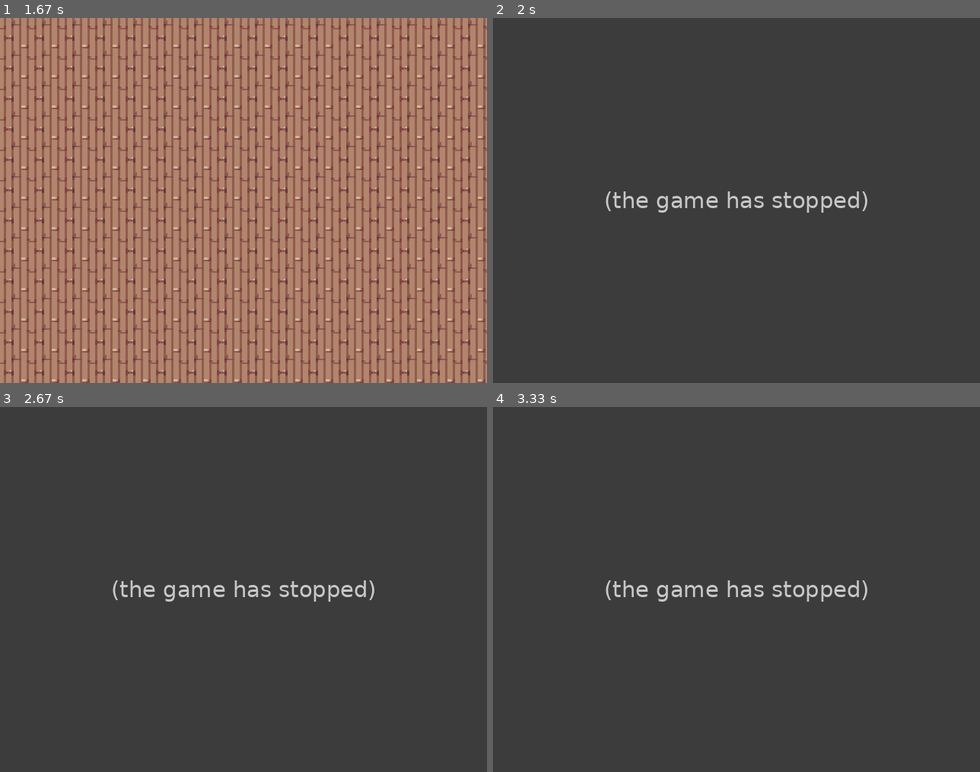
Above: before the commit, frames 1-4 (two rows, left to right).
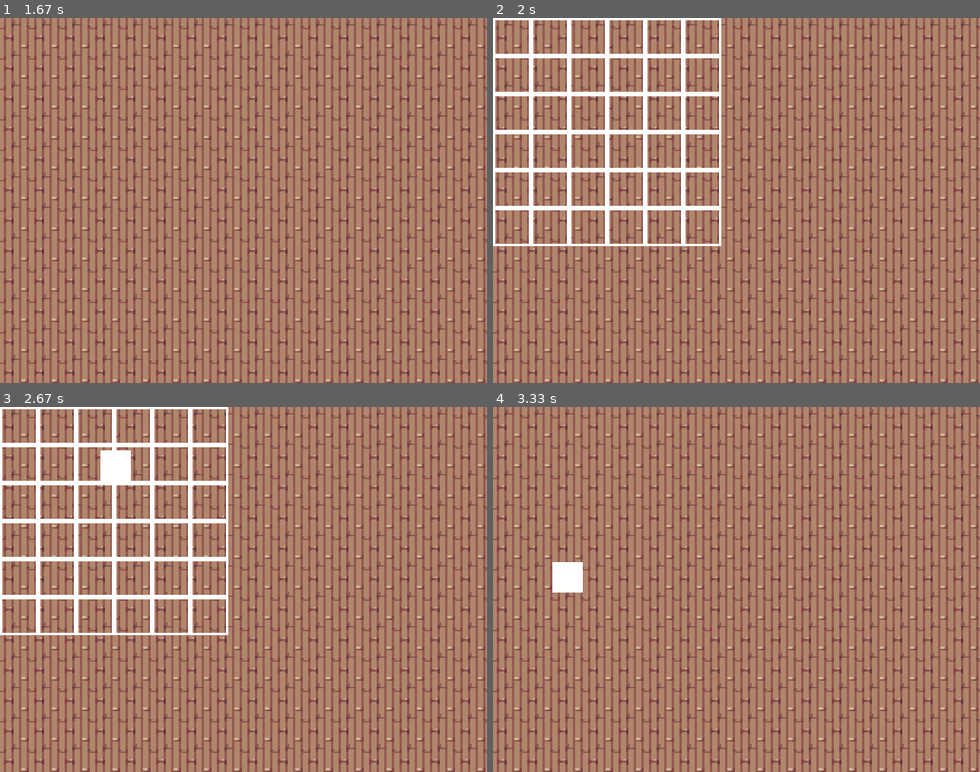
Above: after the commit, the same moments.

Repository: Feiyang0303/Let-Him-Cook
Game: pygame game, started from main.py
Two runs of this game, one before a commit and one after it. Both use one fixed random seed, a clock stepped at 60 frames per second and the inputs below.
Inputs:
- Up to frame 1 (1.67 s): hold A 0.33-0.87 s; hold S 0.9-1.2 s; hold A 1.23-1.63 s
- Up to frame 2 (2 s): hold W from 1.67 s (still down); tap I at 1.82 s
- Up to frame 3 (2.67 s): release W at 2.03 s; hold D from 2.07 s (still down)
- Up to frame 4 (3.33 s): release D at 2.7 s; hold S 2.73-3.1 s; hold A from 3.13 s (still down); tap I at 3.28 s

Frame 1 is identical in both runs. In frame 2, 100% of the frame differs, in the area x 0-100%, y 0-100%; in frame 3, 100%; in frame 4, 100%.
Error before the commit: AttributeError: 'Game' object has no attribute 'storage' (game.py line 48); the game stopped at 1.82 s (later frames are placeholders)

Commit message:
Update game.py

Diff:
--- a/game.py
+++ b/game.py
@@ -15,12 +15,13 @@
         self.FPS = 60
         self.DT = 1/self.FPS
         self.clock = pg.time.Clock()
+        self.storage = Storage()
 
-    # initialization
+        # initialization
     def new_game(self):
         self.world = World(self)
         self.player = Player(self)
-        self.storage = Storage()
+
 
     def load_game(self):
         self.world = World(self)
